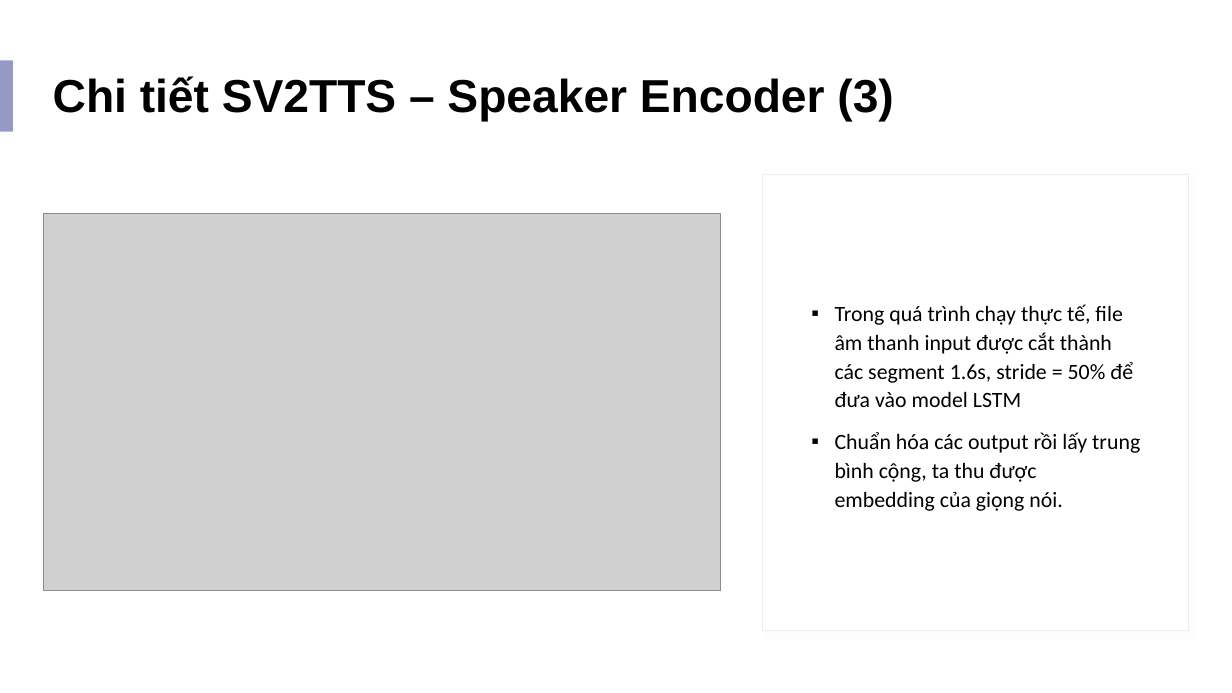
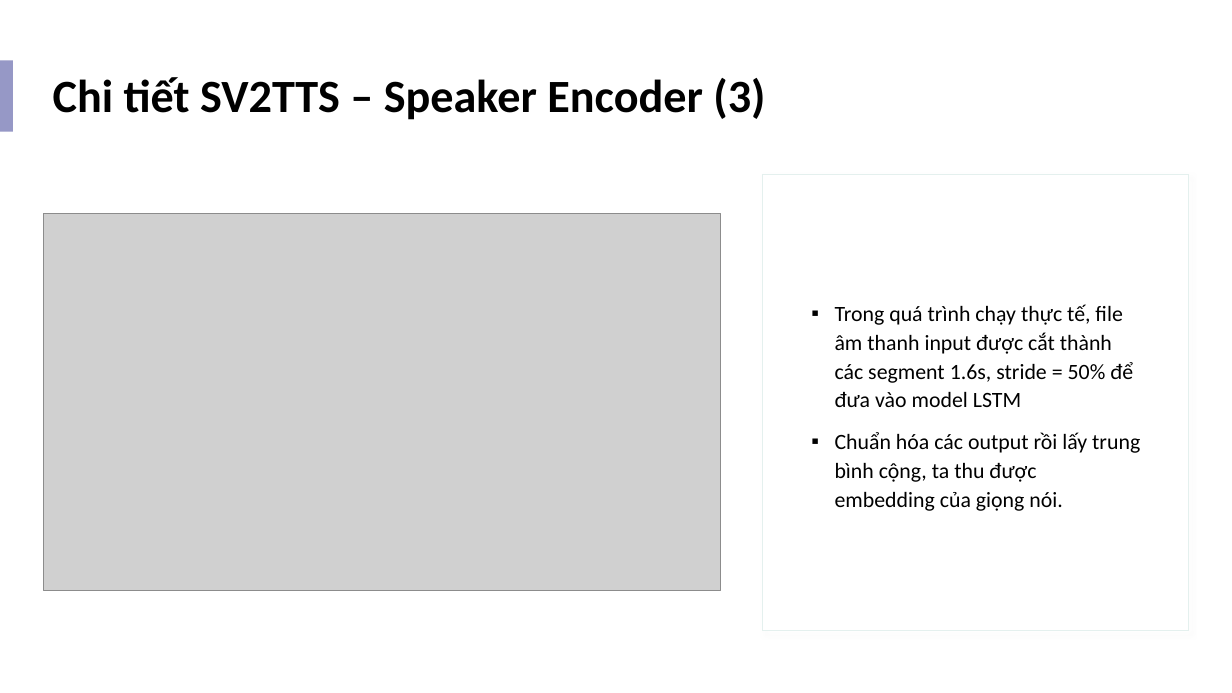
Before and after one commit to IrisStream/Machine-Learning, a slide deck: slide 14 of Voice_Cloning/Slide.pptx (slide 12 before the commit). Drawn at 1232x693 pixels with LibreOffice and Linux fonts; fonts in the diff are those of the drawing; grey boxes stand for pictures. Boxes give left, top, right and bottom in pixels: in the first picture for what was removed or moved away, otherwise in the second. Text is boxed around its words. In the diff, an @@ line names an element or a change of style, - is before the commit and + after.

```diff
--- a/Voice_Cloning/Slide.pptx
+++ b/Voice_Cloning/Slide.pptx
@@ title "Chi tiết SV2TTS – Speaker ..." at <box>53,77,765,120</box>: font Arial to Calibri @@
```
Also in this commit, not shown: 1 other slide changed, 7 slides added.
